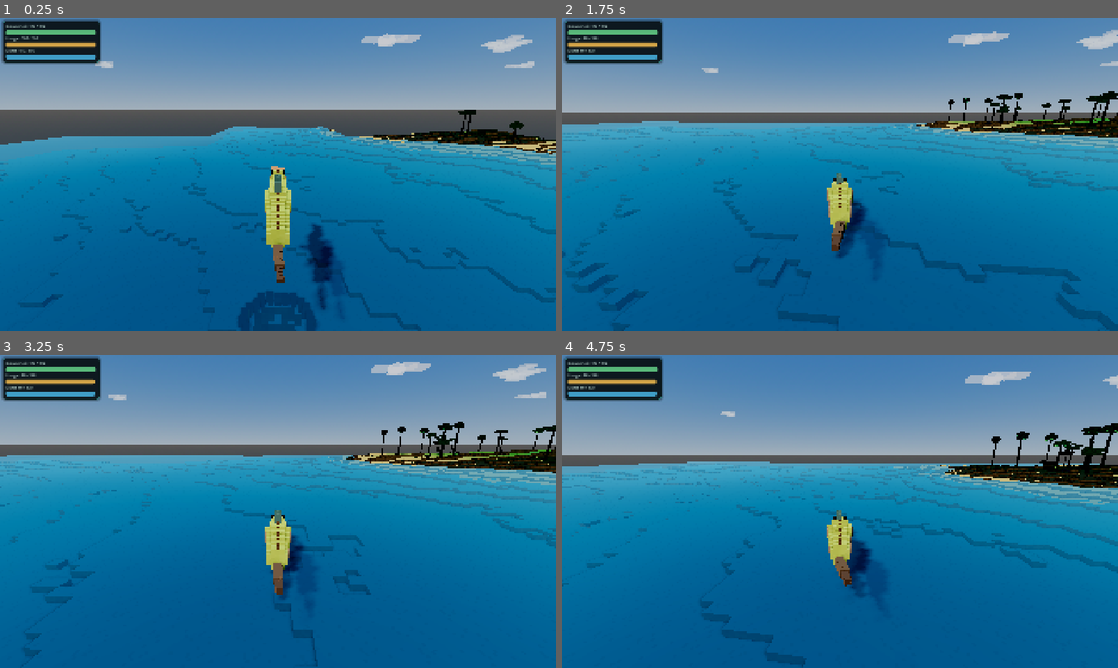
Above: before the commit, frames 1-4 (two rows, left to right).
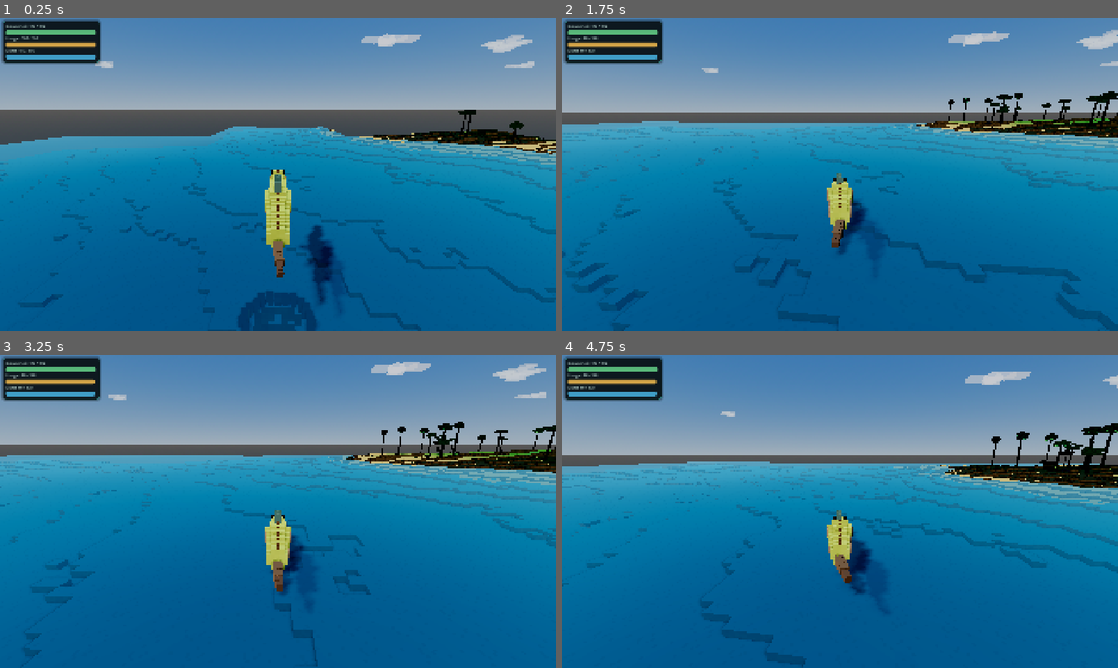
Above: after the commit, the same moments.

Repository: MajorDragonfly/voxelverse
Game: Godot game, scene res://main/main.tscn
Two runs of this game, one before a commit and one after it. Both use one fixed random seed, a clock stepped at 60 frames per second and the inputs below.
Inputs (mouse positions are in pixels of both pictures, inside the frame that each line leads up to):
- Up to frame 1 (0.25 s): no input
- Up to frame 2 (1.75 s): tap Enter at 0.5 s; move the mouse to (867, 174) at 0.52 s; hold W (move_forward) from 0.53 s (still down); click (867, 174) at 0.6 s; tap Space (jump) at 0.77, 1.52 s; move the mouse to (812, 174) at 1.27 s; tap L at 1.35 s
- Up to frame 3 (3.25 s): keep holding W (move_forward); move the mouse to (289, 505) at 2.02 s; tap R at 2.1 s; move the mouse to (272, 517) at 2.77 s; tap Tab at 2.85 s; click (272, 517) at 2.92 s; tap Space (jump) at 3.02 s
- Up to frame 4 (4.75 s): keep holding W (move_forward); move the mouse to (878, 514) at 3.52 s; tap Delete at 3.6 s; tap Space (jump) at 3.77, 4.52 s; move the mouse to (795, 508) at 4.27 s; tap Q at 4.35 s

The runs differ from the first frame. In frame 1, 0.2% of the frame differs, in the area x 48-59%, y 47-94%; in frame 2, 0.2%; in frame 3, 0.1%; in frame 4, 0.1%.

Commit message:
Align mouth and tail roots by actual part geometry

Diff:
--- a/creatures/editor/creature_attachment_normalizer.gd
+++ b/creatures/editor/creature_attachment_normalizer.gd
@@ -6,13 +6,14 @@
 const PartLibrary = preload("res://creatures/editor/creature_part_library.gd")
 const SpineProfile = preload("res://creatures/editor/creature_spine_profile.gd")
 
-const ATTACHMENT_SCHEMA_VERSION: int = 2
+const ATTACHMENT_SCHEMA_VERSION: int = 3
+const LONGITUDINAL_OVERLAP_MIN: float = 0.10
+const LONGITUDINAL_OVERLAP_MAX: float = 0.20
 
 
-# Old editor/runtime versions stored world-like part positions as manual offsets.
-# Version 2 performs a one-time hard repair for critical body connections. After
-# the migration, deliberate edits remain possible as long as they stay close to
-# the anatomical surface anchor.
+# Schema 3 aligns longitudinal parts by their actual voxel bounds. Resetting a
+# root to +/- half body length is insufficient because mouths and tails have
+# different local origins and depths.
 static func normalize(
 	blueprint: Dictionary,
 	force_rebind: bool = false
@@ -30,7 +31,7 @@
 	var source_schema_version: int = int(
 		generation.get("attachment_schema_version", 0)
 	)
-	var migrate_critical_connections: bool = (
+	var migrate_connections: bool = (
 		source_schema_version < ATTACHMENT_SCHEMA_VERSION
 	)
 
@@ -41,18 +42,12 @@
 	for index in range(parts.size()):
 		if not (parts[index] is Dictionary):
 			continue
-
 		var placement: Dictionary = parts[index]
-		var category_id: String = str(
-			placement.get("category", "")
-		)
+		var category_id: String = str(placement.get("category", ""))
 		var manual_offset: Vector3 = Blueprint._as_vector3(
 			placement.get("manual_offset", Vector3.ZERO)
 		)
-		var maximum_offset: Vector3 = _get_maximum_offset(
-			category_id,
-			body_shape
-		)
+		var maximum_offset: Vector3 = _get_maximum_offset(category_id, body_shape)
 		var invalid: bool = (
 			force_rebind
 			or absf(manual_offset.x) > maximum_offset.x
@@ -60,16 +55,8 @@
 			or absf(manual_offset.z) > maximum_offset.z
 			or manual_offset.length() > maximum_offset.length() * 0.72
 		)
-
-		# Mouths, eyes and tails must start from a known surface connection.
-		# Earlier saves can contain offsets that are numerically small compared
-		# with a long body, but still leave a visible gap at the attachment point.
-		if (
-			migrate_critical_connections
-			and _is_critical_attachment(category_id)
-		):
+		if migrate_connections and _is_critical_attachment(category_id):
 			invalid = true
-
 		if invalid:
 			reset_indices.append(index)
 
@@ -77,15 +64,96 @@
 		Anatomy.reset_part_anchor(blueprint, part_index)
 		changed = true
 
-	if migrate_critical_connections:
-		generation["attachment_schema_version"] = (
-			ATTACHMENT_SCHEMA_VERSION
-		)
+	if migrate_connections or force_rebind:
+		changed = _repair_longitudinal_connections(blueprint, body_shape) or changed
+
+	if migrate_connections:
+		generation["attachment_schema_version"] = ATTACHMENT_SCHEMA_VERSION
 		blueprint["generation"] = generation
 		changed = true
 
 	Anatomy.rebind_all_parts(blueprint)
 	return changed
+
+
+static func _repair_longitudinal_connections(
+	blueprint: Dictionary,
+	body_shape: Vector3
+) -> bool:
+	var parts: Array = blueprint.get("parts", [])
+	var changed := false
+	var overlap: float = clampf(
+		body_shape.z * 0.045,
+		LONGITUDINAL_OVERLAP_MIN,
+		LONGITUDINAL_OVERLAP_MAX
+	)
+
+	for index in range(parts.size()):
+		if not (parts[index] is Dictionary):
+			continue
+		var placement: Dictionary = parts[index]
+		var category_id: String = str(placement.get("category", ""))
+		if category_id not in [
+			PartLibrary.CATEGORY_MOUTH,
+			PartLibrary.CATEGORY_TAIL,
+		]:
+			continue
+
+		var part_definition: Dictionary = PartLibrary.get_part(
+			str(placement.get("part_id", ""))
+		)
+		var bounds: Vector2 = _get_part_z_bounds(part_definition)
+		var part_scale: float = maxf(float(placement.get("scale", 1.0)), 0.05)
+		var surface_offset := Blueprint._as_vector3(
+			placement.get("anchor_surface_offset", Vector3.ZERO)
+		)
+
+		placement["manual_offset"] = Vector3.ZERO
+		placement["anchor_locked"] = true
+		placement["anchor_side"] = 0.0
+		if category_id == PartLibrary.CATEGORY_MOUTH:
+			placement["anchor_t"] = 0.0
+			placement["anchor_vertical"] = 0.02
+			# Place the part's rear-most face slightly inside the body front.
+			surface_offset.z = overlap - bounds.y * part_scale
+		else:
+			placement["anchor_t"] = 1.0
+			placement["anchor_vertical"] = -0.02
+			# Place the part's front-most face slightly inside the body rear.
+			surface_offset.z = -overlap - bounds.x * part_scale
+		placement["anchor_surface_offset"] = surface_offset
+		parts[index] = placement
+		changed = true
+
+	blueprint["parts"] = parts
+	return changed
+
+
+static func _get_part_z_bounds(part_definition: Dictionary) -> Vector2:
+	var minimum_z := 0.0
+	var maximum_z := 0.0
+	var initialized := false
+	var voxels: Array = part_definition.get("voxels", [])
+	for voxel_value in voxels:
+		if not (voxel_value is Dictionary):
+			continue
+		var voxel: Dictionary = voxel_value
+		var voxel_position: Vector3 = Blueprint._as_vector3(
+			voxel.get("position", Vector3.ZERO)
+		)
+		var voxel_size: Vector3 = Blueprint._as_vector3(
+			voxel.get("size", Vector3.ONE * 0.25)
+		)
+		var low: float = voxel_position.z - voxel_size.z * 0.5
+		var high: float = voxel_position.z + voxel_size.z * 0.5
+		if not initialized:
+			minimum_z = low
+			maximum_z = high
+			initialized = true
+		else:
+			minimum_z = minf(minimum_z, low)
+			maximum_z = maxf(maximum_z, high)
+	return Vector2(minimum_z, maximum_z)
 
 
 static func _is_critical_attachment(category_id: String) -> bool:
@@ -102,26 +170,10 @@
 ) -> Vector3:
 	match category_id:
 		PartLibrary.CATEGORY_MOUTH:
-			return Vector3(
-				maxf(body_shape.x * 0.10, 0.14),
-				maxf(body_shape.y * 0.12, 0.14),
-				maxf(body_shape.z * 0.035, 0.16)
-			)
+			return Vector3(maxf(body_shape.x * 0.10, 0.14), maxf(body_shape.y * 0.12, 0.14), maxf(body_shape.z * 0.035, 0.16))
 		PartLibrary.CATEGORY_EYES:
-			return Vector3(
-				maxf(body_shape.x * 0.10, 0.14),
-				maxf(body_shape.y * 0.12, 0.14),
-				maxf(body_shape.z * 0.03, 0.14)
-			)
+			return Vector3(maxf(body_shape.x * 0.10, 0.14), maxf(body_shape.y * 0.12, 0.14), maxf(body_shape.z * 0.03, 0.14))
 		PartLibrary.CATEGORY_TAIL:
-			return Vector3(
-				maxf(body_shape.x * 0.10, 0.15),
-				maxf(body_shape.y * 0.12, 0.15),
-				maxf(body_shape.z * 0.04, 0.18)
-			)
+			return Vector3(maxf(body_shape.x * 0.10, 0.15), maxf(body_shape.y * 0.12, 0.15), maxf(body_shape.z * 0.04, 0.18))
 		_:
-			return Vector3(
-				maxf(body_shape.x * 0.38, 0.32),
-				maxf(body_shape.y * 0.42, 0.32),
-				maxf(body_shape.z * 0.24, 0.42)
-			)
+			return Vector3(maxf(body_shape.x * 0.38, 0.32), maxf(body_shape.y * 0.42, 0.32), maxf(body_shape.z * 0.24, 0.42))
